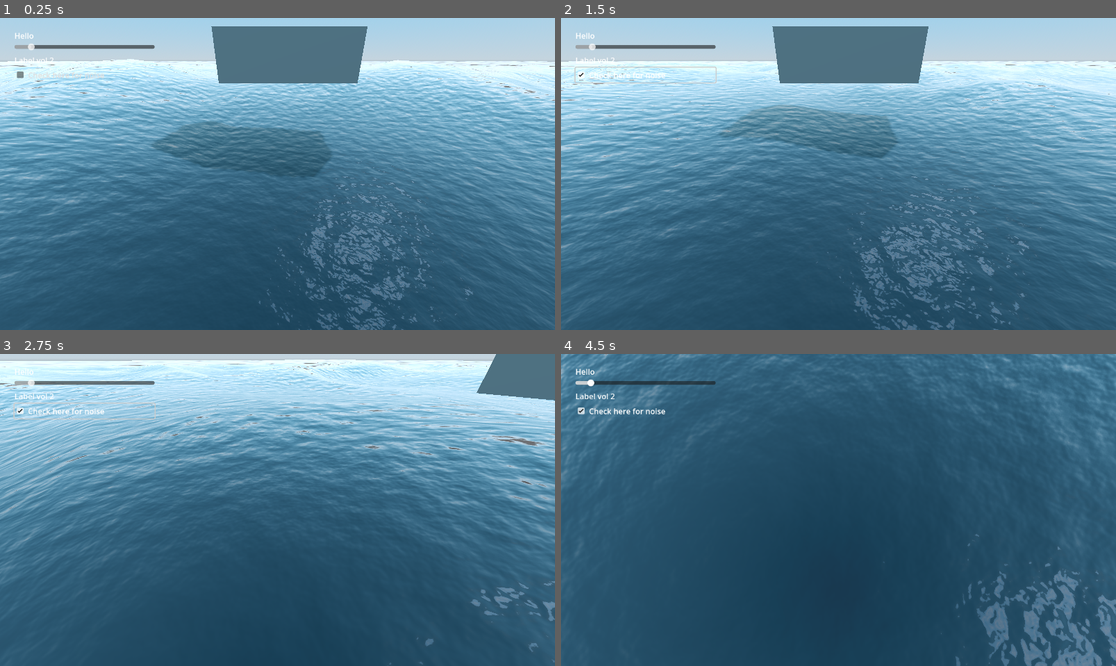
Above: before the commit, frames 1-4 (two rows, left to right).
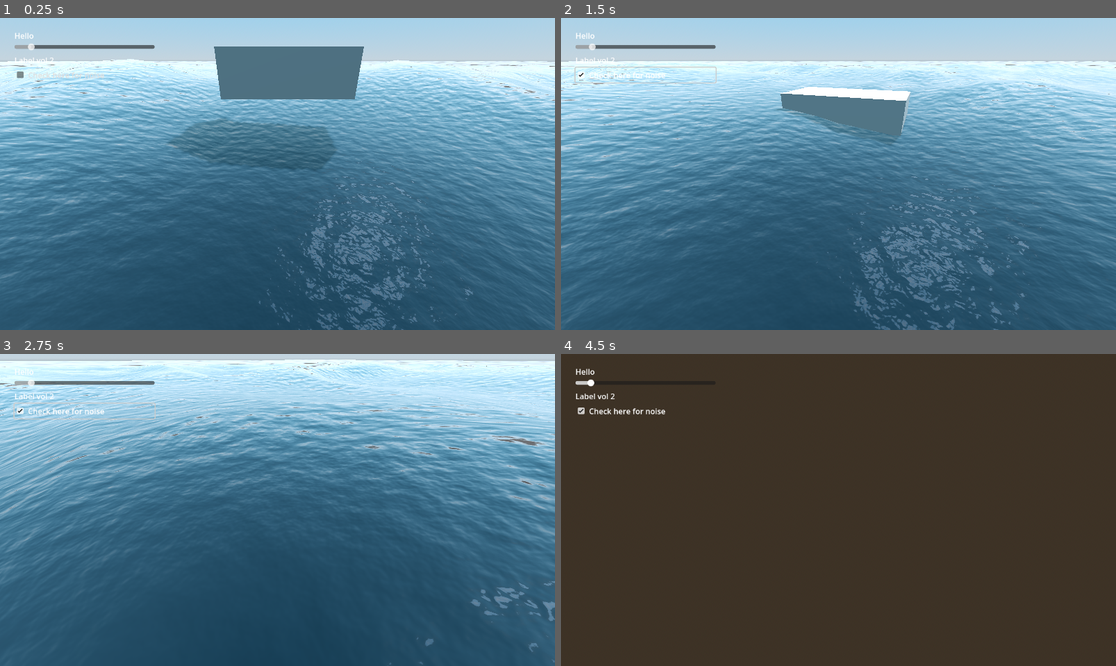
Above: after the commit, the same moments.

Repository: D0V4HKIIN/cs-341-computer-graphics-project
Game: Godot game, scene res://Main.tscn
The game is run twice, just before and just after one commit, with the same random seed, the same clock (stepped at 60 frames per second) and the same inputs.
Inputs (mouse positions are in pixels of both pictures, inside the frame that each line leads up to):
- Up to frame 1 (0.25 s): no input
- Up to frame 2 (1.5 s): click "Check here for noise" at 0.5 s; move the mouse to (960, 158) at 1.27 s; press the mouse at (960, 158) at 1.28 s; hold Right (boat_right) from 1.28 s (still down)
- Up to frame 3 (2.75 s): move the mouse to (166, 525) at 2.02 s; release Right (boat_right) at 2.03 s; release the mouse at (166, 525) at 2.03 s; hold Down (boat_back) from 2.03 s (still down); click (166, 525) at 2.1 s
- Up to frame 4 (4.5 s): move the mouse to (894, 441) at 2.77 s; release Down (boat_back) at 2.78 s; press the mouse at (894, 441) at 2.78 s; hold Right (boat_right) 2.78-3.53 s; move the mouse to (810, 572) at 3.52 s; release the mouse at (810, 572) at 3.53 s; hold Up (boat_forward) 3.53-4.28 s; click (810, 572) at 3.6 s; move the mouse to (1005, 556) at 4.27 s; press the mouse at (1005, 556) at 4.28 s; hold Left (boat_left) from 4.28 s (still down)

The runs differ from the first frame. In frame 1, 3.9% of the frame differs, in the area x 27-67%, y 2-52%; in frame 2, 9.2%; in frame 3, 1.7%; in frame 4, 100%, in the area x 0-100%, y 0-100%.
Error before the commit: Parse Error: Unexpected "Identifier" in class body. (res://Panel.gd:1)

Commit message:
ui can change water height

Diff:
--- a/seas-341_captain_hooks_black_pearl/Boat.gd
+++ b/seas-341_captain_hooks_black_pearl/Boat.gd
@@ -1,8 +1,8 @@
 extends CharacterBody3D
 
 
-#@export var SPEED = 10.0
-var SPEED = $Panel/HBoxContainer2/HSlider.value
+@export var SPEED = 10.0
+#var SPEED = $Panel/HBoxContainer2/HSlider.value
 @export var ROTATION_SPEED = 0.03
 @export var JUMP_VELOCITY = 4.5
 
--- a/seas-341_captain_hooks_black_pearl/Main.tscn
+++ b/seas-341_captain_hooks_black_pearl/Main.tscn
@@ -1,11 +1,11 @@
 [gd_scene load_steps=10 format=3 uid="uid://vqwdgpeqmylb"]
 
 [ext_resource type="Script" path="res://DefaultCamera.gd" id="1_far80"]
-[ext_resource type="PackedScene" uid="uid://dc5rrghert7q2" path="res://boat.tscn" id="3_jaqp4"]
+[ext_resource type="PackedScene" uid="uid://dc5rrghert7q2" path="res://Boat.tscn" id="3_jaqp4"]
 [ext_resource type="Script" path="res://Boat.gd" id="3_uk3wb"]
 [ext_resource type="PackedScene" uid="uid://dsy0g7e3hkkfg" path="res://Ocean.tscn" id="4_f5de0"]
 [ext_resource type="Script" path="res://Panel.gd" id="5_dsiau"]
-[ext_resource type="PackedScene" uid="uid://cmhqa30lx5onx" path="res://settings2.tscn" id="6_ceydy"]
+[ext_resource type="PackedScene" path="res://settings2.tscn" id="6_ceydy"]
 
 [sub_resource type="ProceduralSkyMaterial" id="ProceduralSkyMaterial_1j8ng"]
 sky_top_color = Color(0.341176, 0.67451, 0.92549, 1)
--- a/seas-341_captain_hooks_black_pearl/Ocean.gd
+++ b/seas-341_captain_hooks_black_pearl/Ocean.gd
@@ -26,7 +26,7 @@
 		waterInstance.mesh.set_subdivide_width(tileSubdivision);
 		waterInstance.mesh.set_subdivide_depth(tileSubdivision);
 		waterInstance.set_scale(Vector3(tileScale, 1.0, tileScale)); # Ignore Y value because planes are 2d
-
+		waterInstance.add_to_group("Water"); # to get the water meshes in the ui
 # called when scene is instanciated
 func _ready():
 	createOcean();
--- a/seas-341_captain_hooks_black_pearl/Panel.gd
+++ b/seas-341_captain_hooks_black_pearl/Panel.gd
@@ -1,6 +1,6 @@
 extends Panel
 
-onready var ocean = $"../Ocean"
+@onready var ocean = $"../Ocean"
 
 # Called when the node enters the scene tree for the first time.
 func _ready():
@@ -9,5 +9,6 @@
 
 # Called every frame. 'delta' is the elapsed time since the previous frame.
 func _process(delta):
-	match
-	 "SPEED": ocean.set_speed($Panel/HBoxContainer2/HSlider.value)
+	pass
+#	match
+#	 "SPEED": ocean.set_speed($Panel/HBoxContainer2/HSlider.value)
--- a/seas-341_captain_hooks_black_pearl/settings2.gd
+++ b/seas-341_captain_hooks_black_pearl/settings2.gd
@@ -13,10 +13,14 @@
 func _process(delta):
 	pass
 
-
 func _on_h_slider_value_changed(value):
-	pass # Replace with function body.
+	print(value)
+	var ocean = get_node("../Ocean")
+	print(ocean.find_children("Water"))
+	print(ocean.get_children())
+	for water in get_tree().get_nodes_in_group("Water"):
+		water.get_active_material(0).set("shader_param/height_scale", value);
 
 
 func _on_check_box_toggled(button_pressed):
-	pass # Replace with function body.
+	print(button_pressed)
